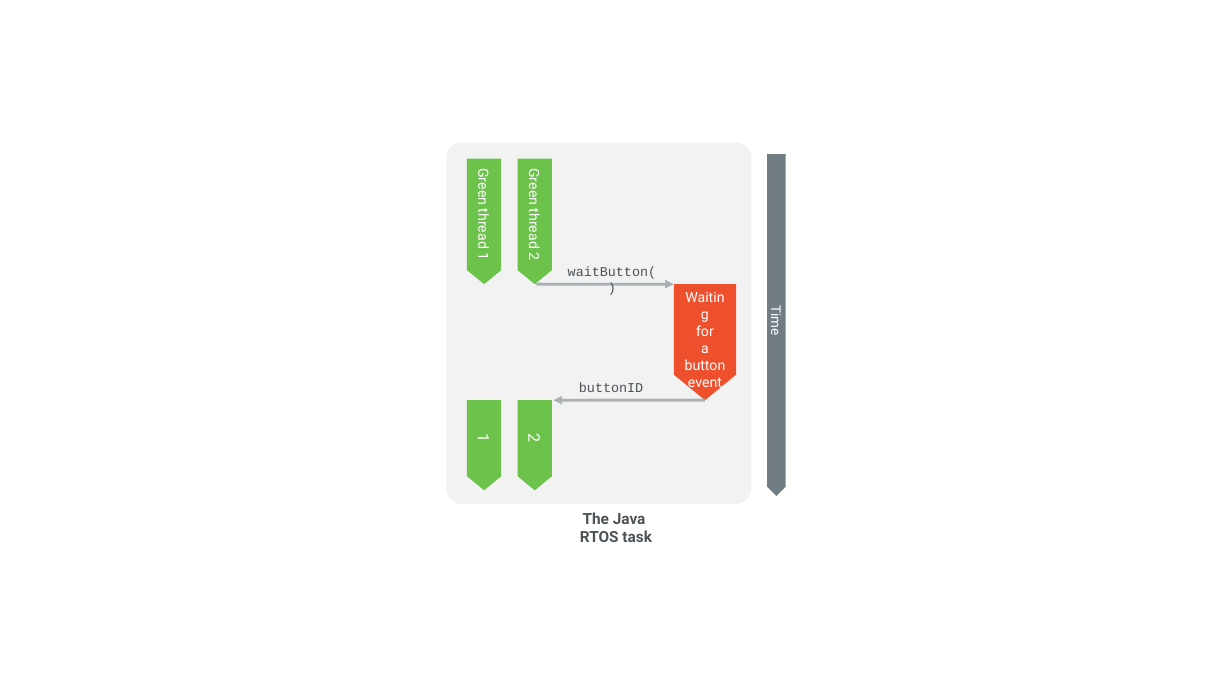
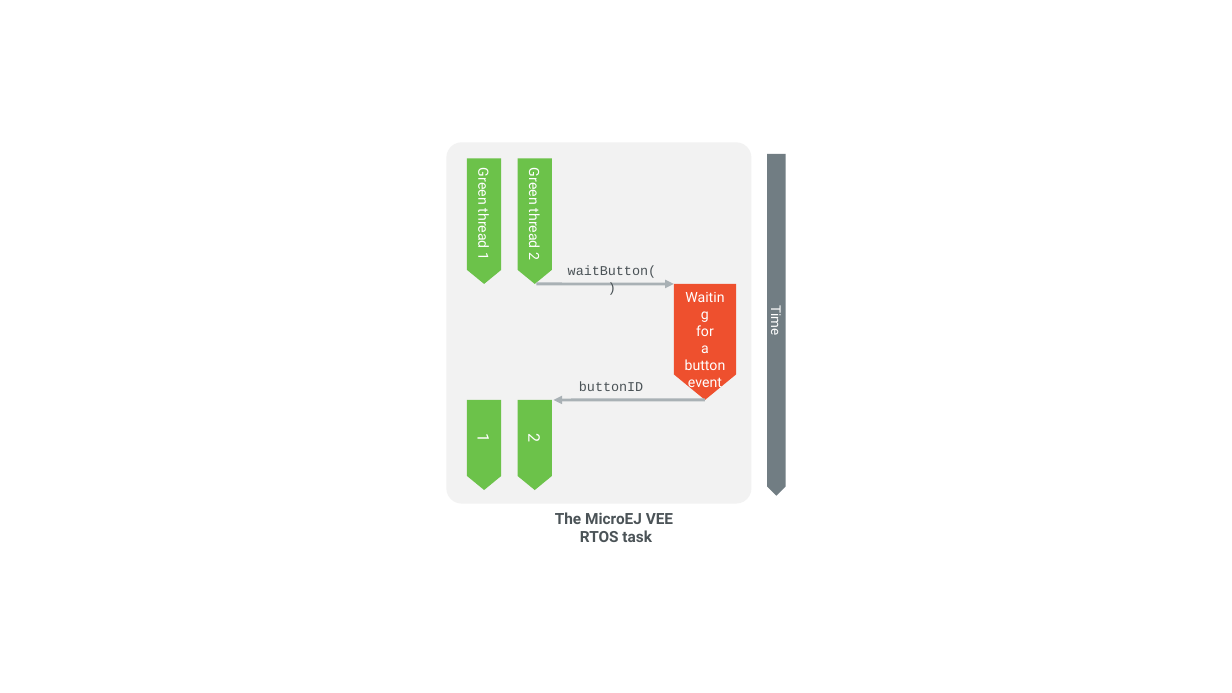
Before and after one commit to MicroEJ/docs, a slide deck: slide 1 of Tutorials/images/tuto_sni.pptx. Drawn at 1232x693 pixels with LibreOffice and Linux fonts; fonts in the diff are those of the drawing. Boxes give left, top, right and bottom in pixels: in the first picture for what was removed or moved away, otherwise in the second. Text is boxed around its words. In the diff, an @@ line names an element or a change of style, - is before the commit and + after.

```diff
--- a/Tutorials/images/tuto_sni.pptx
+++ b/Tutorials/images/tuto_sni.pptx
@@ text at (555,512,673,524): text changed @@
-The Java
+The MicroEJ VEE
```
Also in this commit, not shown: 1 other slide changed, 2 other files.
